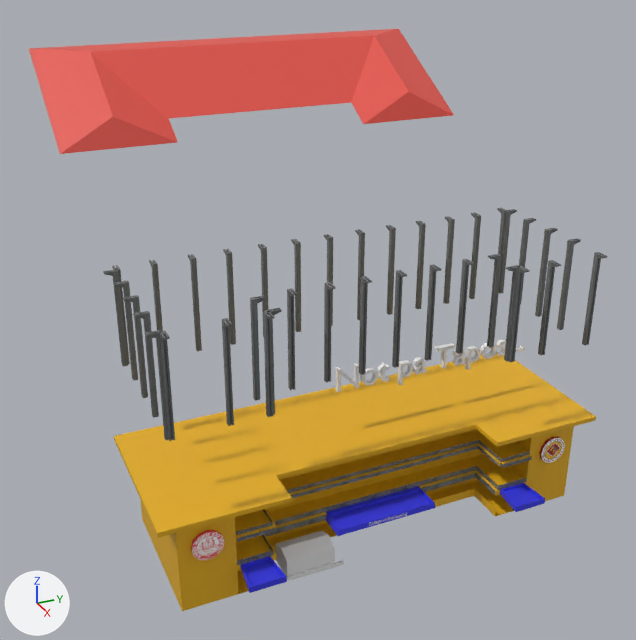
The glTF model apps/frontend/public/3D_Models/coe_Building.glb as it was, and as the next commit left it.
Rendered twice from a 50 mm lens placed at (63.2, -35.3, 57.6), pointed at (-16.7, 0.7, 17.6). Every picture has the same lights, and +X, +Y and +Z are marked at lower left. The picture after the commit comes second. Where no turn or scale is listed for an object, it has been applied to the vertices. Vertices at exactly the same position are counted once.
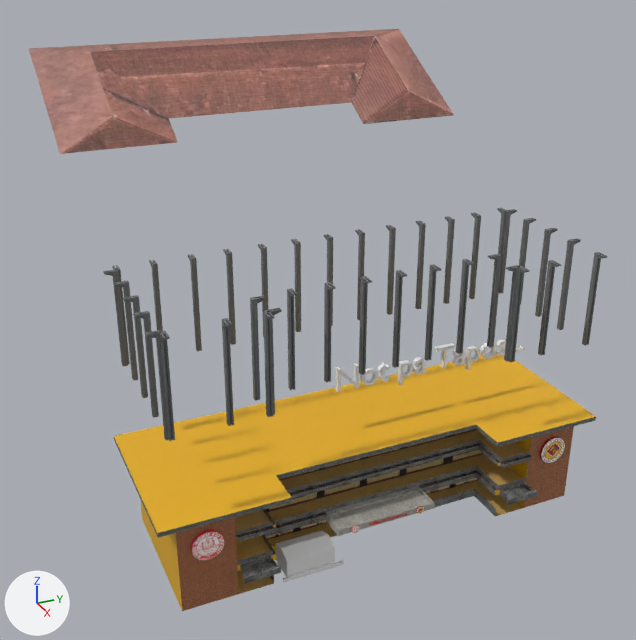
Commit message: Update 3D building model
Replace the COE building GLB asset with the updated 3D model.

Location of each change, [x1, y1, x2, y2] in pixels of the pictures (636 x 640 px; the box of a moved part takes in the faces that stretch with it):
'Cube.018', surface changed (red to brown): [29, 29, 454, 154] in both
'Cube.014', recoloured (blue to grey): [326, 486, 436, 536] in both
'Cube.012', recoloured, reshaped (blue to black, 12% narrower, 24% shorter): before [240, 556, 287, 593]; after [240, 556, 281, 584]
'Cube.013', recoloured, reshaped (blue to grey, 17% narrower, 23% shorter): before [500, 483, 545, 512]; after [500, 483, 537, 505]
'Cylinder.002', added: after [351, 525, 360, 533]
'Cylinder.003', added: after [416, 506, 424, 514]
part 1 of me_cube_001, deleted: before [316, 438, 439, 526]
part 2 of me_cube_001, moved or reshaped (not visible afterwards): before [266, 470, 316, 540]
part 3 of me_cube_001, moved or reshaped: before [437, 429, 565, 501]; after [509, 438, 531, 507]
part 4 of me_cube_001, recoloured: [114, 417, 596, 538] in both
part 5 of me_cube_001, recoloured: [176, 426, 574, 611] in both
part 6 of me_cube_001, recoloured: [236, 443, 532, 555] in both
part 7 of me_cube_001, recoloured: [435, 478, 478, 492] in both
part 8 of me_cube_001, recoloured: [235, 430, 531, 594] in both
part 9 of me_cube_016, moved or reshaped: before [242, 559, 287, 593]; after [242, 559, 281, 584]
part 10 of me_cube_018, moved or reshaped: before [502, 485, 545, 512]; after [502, 485, 537, 505]

The change, as a diff of the scene's bpy script:
```diff
--- a/apps/frontend/public/3D_Models/coe_Building.glb.py
+++ b/apps/frontend/public/3D_Models/coe_Building.glb.py
@@ mat_roof @@
 mat_roof = principled_material('roof')
-mat_roof.base_color = (0.8, 0.0894, 0.0676)  # red #e7544a
+mat_roof.texture = img_screenshot_2026_11_22_075550
@@ mat_mat_1 @@
+mat_mat_1 = principled_material('mat_1')
+mat_mat_1.texture = img_images
@@ mat_inside_1 @@
+mat_inside_1 = principled_material('Inside_1')
+mat_inside_1.texture = img_screenshot_2026_11_22_084230
+mat_inside_1.roughness = 0.82
@@ mat_soil @@
+mat_soil = principled_material('soil')
+mat_soil.texture = img_images__3
@@ mat_floor @@
+mat_floor = principled_material('floor')
+mat_floor.texture = img_images__4
+mat_floor.roughness = 0.149
@@ me_cube_001 @@
-me_cube_001.from_pydata(...)  # 468 vertices, 799 faces; spans x -8.4..8.4, y -23.4..23.4, z 0.0..10.1
+me_cube_001.from_pydata(...)  # 476 vertices, 800 faces; spans x -8.4..8.4, y -23.4..23.4, z 0.0..10.1
+# me_cube_001 part 1: 27 vertices removed from x 1.1, y -1.8..5.4, z 0.0..9.7
+# me_cube_001 part 2: 12 vertices removed from x 1.1, y -12.5..-9.0, z 0.0..9.7; 15 vertices added at x -0.6..4.2, y -16.1..-12.5, z 0.0..9.7
+# me_cube_001 part 3: 7 vertices removed from x 1.1..7.4, y 12.5..16.1, z 1.0..9.7; 9 vertices added at x 4.2, y 16.1, z 0.0..9.7
+# me_cube_001 part 4: 66 faces spanning x -8.4..8.4, y -23.4..23.4, z 0.0..10.1 switch from mat_material_001 (yellow #e7b017) to mat_material_004 (picture img_screenshot_2026_11_21_211412)
+# me_cube_001 part 5: 28 faces spanning x 7.4, y -21.6..21.6, z 0.0..9.7 switch from mat_material_001 (yellow #e7b017) to mat_mat_1 (picture img_images)
+# me_cube_001 part 6: 34 faces spanning x 3.4..7.8, y -16.1..16.1, z 3.4..6.8 switch from mat_material_001 (yellow #e7b017) to mat_soil (picture img_images__3)
+# me_cube_001 part 7: 8 faces spanning x 1.1, y 9.0..16.1, z 0.0..2.7 switch from mat_material_001 (yellow #e7b017) to mat_inside_1 (picture img_screenshot_2026_11_22_084230)
+# me_cube_001 part 8: 79 faces spanning x -7.4..7.4, y -21.6..21.6, z 0.0..6.8 switch from mat_material_001 (yellow #e7b017) to mat_floor (picture img_images__4)
+# other edits to the shape of me_cube_001 do not show in these pictures
+me_cube_001.materials.append(mat_flywood)  # picture img_images__1
+me_cube_001.materials.append(mat_white_plaster)  # picture img_images__2
+me_cube_001.materials.append(mat_inside_2)  # picture img_screenshot_2026_11_22_085415
@@ me_cube_016 @@
-me_cube_016.from_pydata(...)  # 24 vertices, 42 faces; spans x 0.0..3.21, y -1.79..1.79, z -0.32..0.32
-me_cube_016.materials.append(mat_material_002)  # blue #373ae7
+me_cube_016.from_pydata(...)  # 24 vertices, 42 faces; spans x 0.0..1.87, y -1.79..1.79, z -0.32..0.32
+# me_cube_016 part 9
+for i in [*range(8, 16)]: me_cube_016.vertices[i].co += Vector((-1.34, 0.0, 0.0))
+me_cube_016.materials.append(mat_material_004)  # picture img_screenshot_2026_11_21_211412
@@ me_cube_018 @@
-me_cube_018.from_pydata(...)  # 24 vertices, 42 faces; spans x 0.0..3.21, y -1.79..1.79, z -0.32..0.32
-me_cube_018.materials.append(mat_material_002)  # blue #373ae7
+me_cube_018.from_pydata(...)  # 24 vertices, 42 faces; spans x 0.0..1.87, y -1.79..1.79, z -0.32..0.32
+# me_cube_018 part 10
+for i in [*range(8, 16)]: me_cube_018.vertices[i].co += Vector((-1.34, 0.0, 0.0))
+me_cube_018.materials.append(mat_material_004)  # picture img_screenshot_2026_11_21_211412
@@ me_cube_019 @@
 me_cube_019.from_pydata(...)  # 40 vertices, 70 faces; spans x 1.33..4.59, y 8.77..19.85, z 2.45..3.08
-me_cube_019.materials.append(mat_material_002)  # blue #373ae7
+me_cube_019.materials.append(mat_material_005)  # picture img_screenshot_2026_11_21_211402
@@ me_cube_002 @@
 me_cube_002.from_pydata(...)  # 12 vertices, 14 faces; spans x -4.0..10.5, y -9.1..37.7, z 5.2..13.8
+# me_cube_002 part 11: texture (UV) coordinates of 14 of 14 faces, centred in x -2.5..10.2, y -7.1..35.7, z 6.3..13.8, changed; they spanned u 0.62..0.88, v 0.5..0.75 and now span u 0.19..0.88, v 0.0..1.0
 me_cube_002.materials.append(mat_roof)
@@ ob_cylinder_003 @@
+ob_cylinder_003 = bpy.data.objects.new('Cylinder.003', me_cylinder_003)  # a 12-sided cylinder along x spanning x 0.022..0.115, y -0.44..0.44, z -0.44..0.44; in mat_material_003 (picture img_455795210_122099094620482427_4103736947216186732_n)
+ob_cylinder_003.location = (0.6, 4.2, 3.1)
@@ ob_cylinder_002 @@
+ob_cylinder_002 = bpy.data.objects.new('Cylinder.002', me_cylinder_002)  # a 12-sided cylinder along x spanning x 0.023..0.122, y -0.468..0.468, z -0.468..0.468; in mat_wmsu (picture img_919360785_1500410085346593_8689141156010864816_n)
+ob_cylinder_002.location = (0.6, -3.1, 3.1)
```
